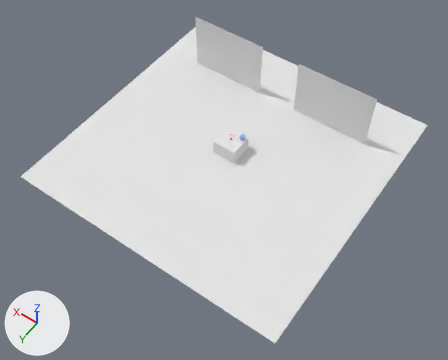
Two versions of the Blender file vl.vlabs.com.ua/models/vlab.base/vlab.base.blend, one commit apart.
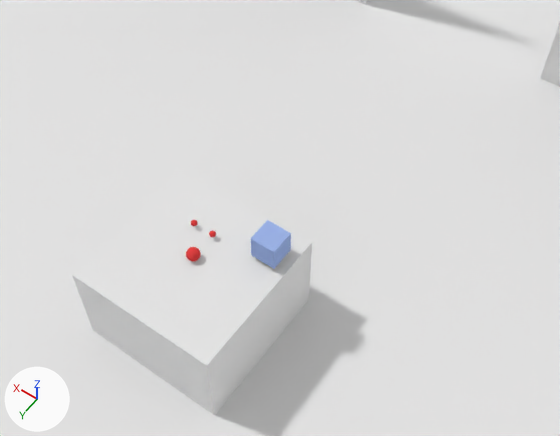
Each version is shown whole from a camera (50 mm lens) standing at (-10.93, 15.85, 22.32) and looking at (-0.81, 1.69, 0.06), then close up from a camera (50 mm lens) standing at (-2.28, 2.17, 5.15) and looking at (-0.25, -0.67, 0.69). Every picture has the same lights, and +X, +Y and +Z are marked at lower left.

Script lines for the objects in view, before the commit:
```python
me_cube = bpy.data.meshes.new('Cube')
me_cube.from_pydata(...)  # a box spanning x -0.193..0.0, y -0.193..0.0, z 0.0..0.193
me_cube.materials.append(mat_cubeinteractivematerial)  # blue #9db4e7
me_cube_003 = bpy.data.meshes.new('Cube.003')
me_cube_003.from_pydata(...)  # a box spanning x -0.587..0.587, y -0.587..0.587, z 0.0..0.75
me_cube_003.materials.append(mat_material)  # its picture is missing
me_plane_002 = bpy.data.meshes.new('Plane.002')
me_plane_002.from_pydata([(-2.0, 0.0, 3.0), (2.0, 0.0, 3.0), (-2.0, 0.0, 0.0), (2.0, 0.0, 0.0)], [], [(0, 1, 3, 2)])
me_plane_002.materials.append(mat_material)  # its picture is missing
ob_cube = bpy.data.objects.new('Cube', me_cube_003)
ob_cube.location = (0.0, 0.0, 0.0)
ob_cubeinteractive = bpy.data.objects.new('CubeInteractive', me_cube)
ob_cubeinteractive.location = (-0.326, -0.227, 0.792)
ob_wall2 = bpy.data.objects.new('wall2', me_plane_002)
ob_wall2.location = (-3.0, -4.0, 0.0)
# also in view: 'Plane' at (0.0, 0.0, 0.0)
```
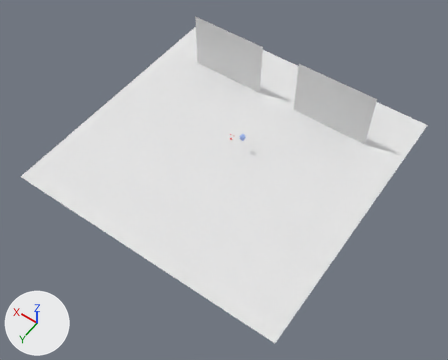
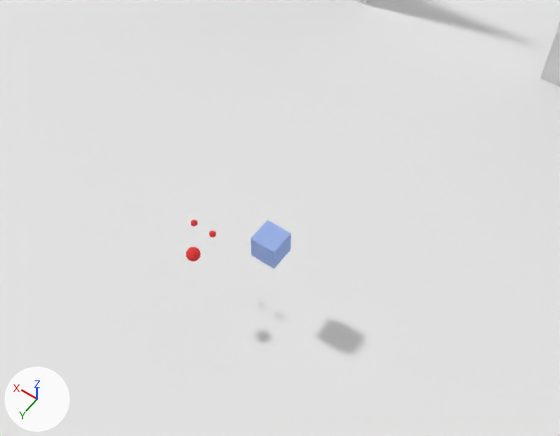
Boxes (x1, y1, x2, y2) around the edits, measured in the close-ups (560 x 436 px):
'Cube', hidden: before (72, 170, 312, 415)

Edits to the bpy script that builds the scene:
```text
Change ob_cube:
    add ob_cube.hide_render = True
```
